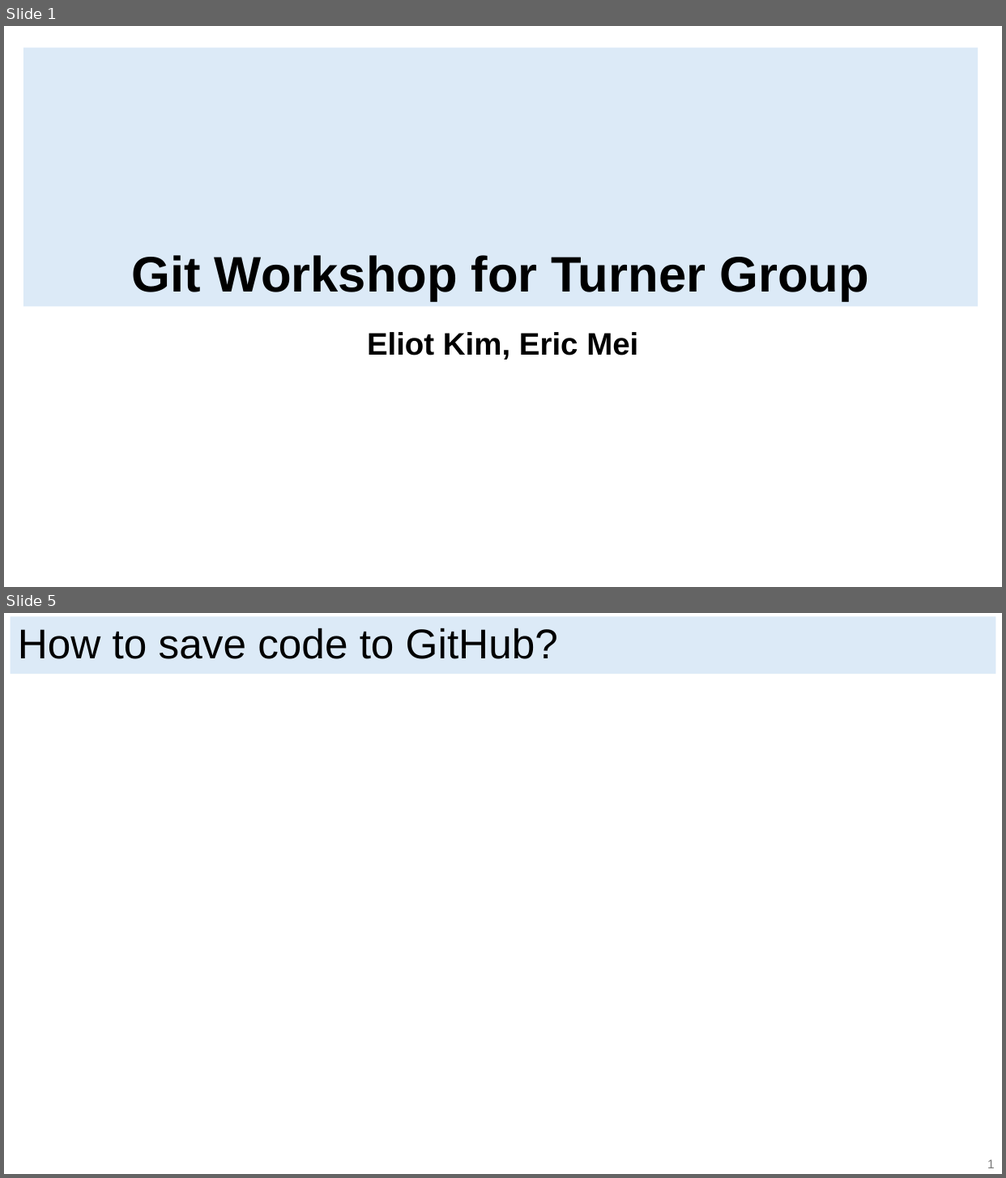
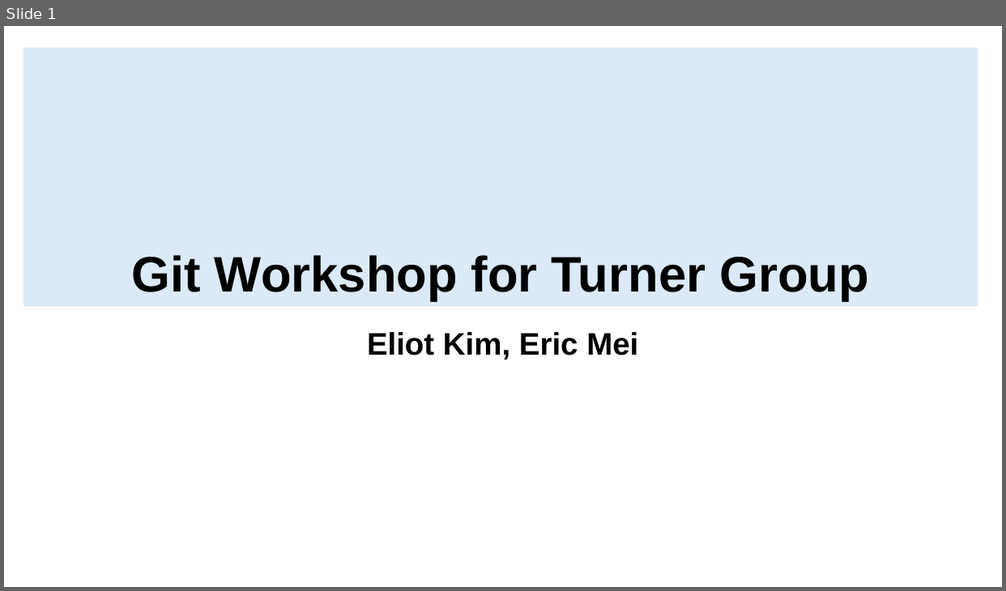
Before and after one commit to ericjmei/git_python_workshop, a slide deck: slides/git_slides.pptx. Shown one above the other, each under a label of ours: slides 1 and 5 before the commit, slide 1 after it; the slides between them are not shown. The pictures are 1006x1178 and 1006x591 pixels, drawn with LibreOffice and Linux fonts; fonts in the diff are those of the drawing. Boxes give left, top, right and bottom in pixels: in the first picture for what was removed or moved away, otherwise in the second. Text is boxed around its words. In the diff, an @@ line names an element or a change of style, - is before the commit and + after.

```diff
--- a/slides/git_slides.pptx
+++ b/slides/git_slides.pptx
@@ slide 5 removed at (4,613,1002,1174), background #FFFFFF @@
@@ rectangle removed at (10,617,996,675) @@
-How to save code to GitHub?
@@ text removed at (987,1160,995,1169) @@
-1
```
Also in this commit, not shown: 5 slides changed.
